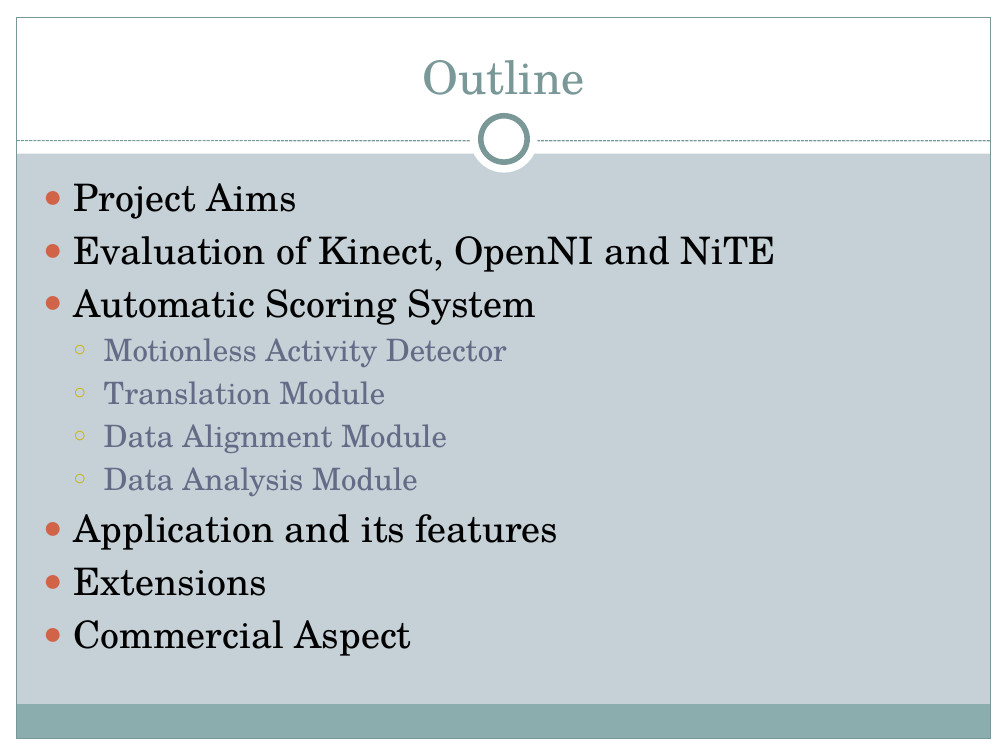
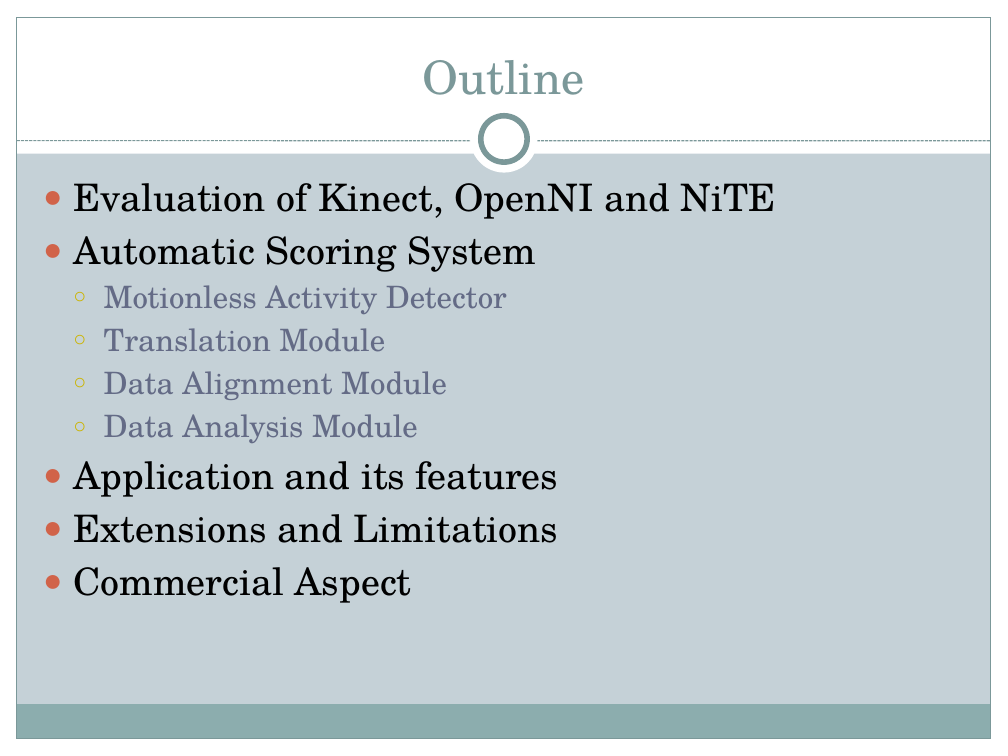
Before and after one commit to Marman1337/KinectProject, a slide deck: slide 4 of Presentation/Computerized Dance Classroom.pptx (slide 3 before the commit). Drawn at 1008x756 pixels with LibreOffice and Linux fonts; fonts in the diff are those of the drawing. Boxes give left, top, right and bottom in pixels: in the first picture for what was removed or moved away, otherwise in the second. Text is boxed around its words. In the diff, an @@ line names an element or a change of style, - is before the commit and + after.

```diff
--- a/Presentation/Computerized Dance Classroom.pptx
+++ b/Presentation/Computerized Dance Classroom.pptx
@@ text at bbox=[73, 183, 296, 219]: paragraph removed @@
-● Project Aims
@@ text at bbox=[73, 514, 559, 543]: text changed @@
-● Extensions
+● Extensions and Limitations
```
Also in this commit, not shown: 1 other slide changed.
